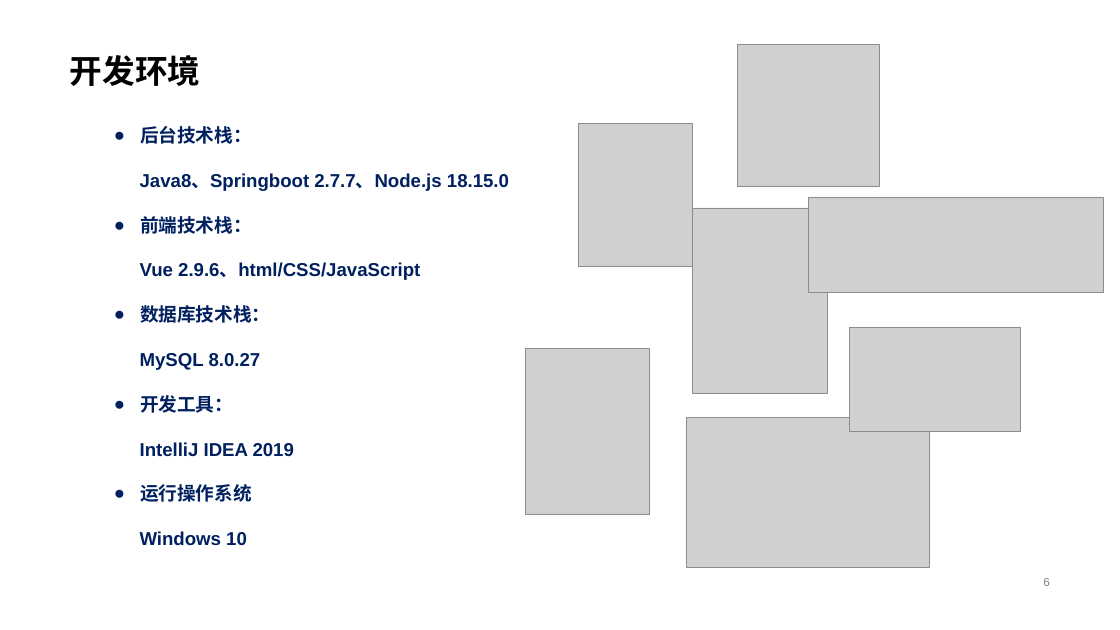
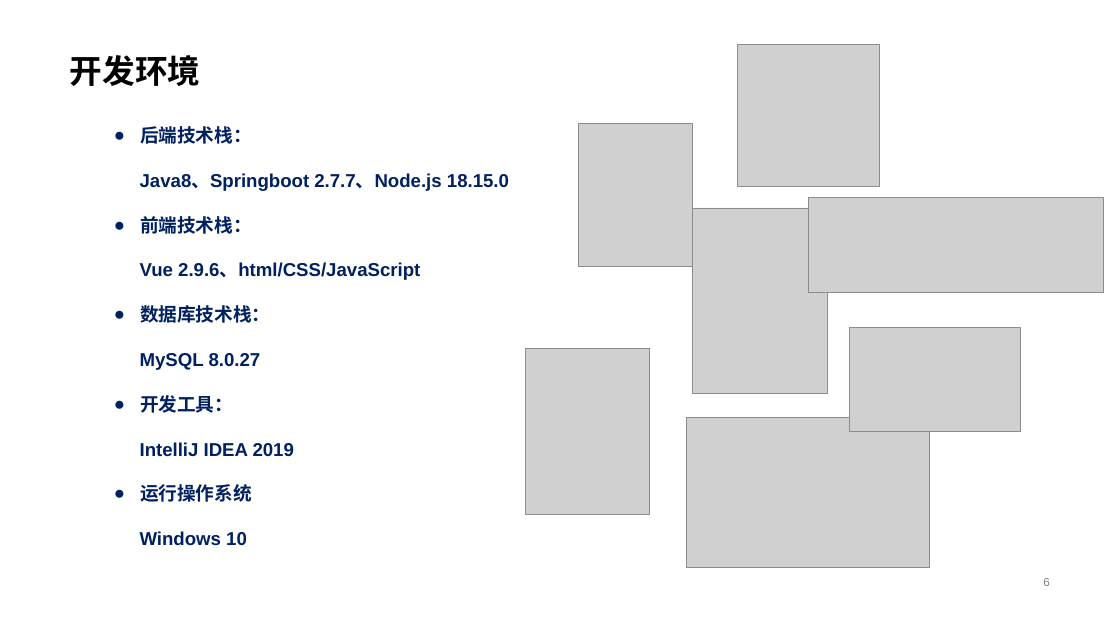
Before and after one commit to ZhaoYang0125/CABSE-JS, a slide deck: slide 6 of 提交物/大作业展示ppt.pptx. Drawn at 1120x630 pixels with LibreOffice and Linux fonts; fonts in the diff are those of the drawing; grey boxes stand for pictures. Boxes give left, top, right and bottom in pixels: in the first picture for what was removed or moved away, otherwise in the second. Text is boxed around its words. In the diff, an @@ line names an element or a change of style, - is before the commit and + after.

```diff
--- a/提交物/大作业展示ppt.pptx
+++ b/提交物/大作业展示ppt.pptx
@@ text at [140, 126, 252, 144]: text changed @@
-● 后台技术栈：
+● 后端技术栈：
```
Also in this commit, not shown: 5 other slides changed, 1 slide added, 1 slide removed.
